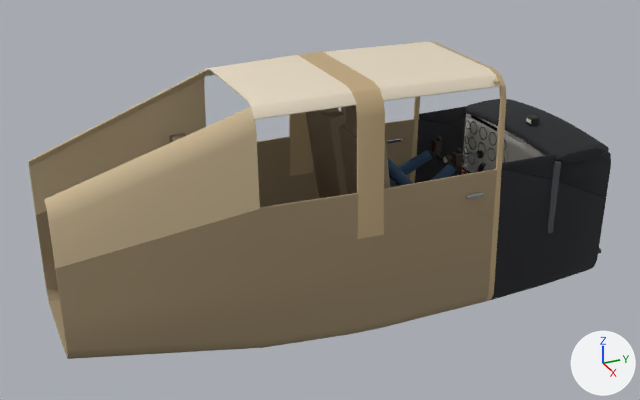
What one commit did to the glTF model public/models/c172-cabin.glb.
Rendered twice from a 50 mm lens placed at (4.55, -2.55, 2.48), pointed at (-0.01, -0.5, 0.2). Every picture has the same lights, and +X, +Y and +Z are marked at lower right. The older version comes first. Where no turn or scale is listed for an object, it has been applied to the vertices. Vertices at exactly the same position are counted once.

In view in the first picture: 'cabin_lining', 'glareshield', 'panel_decals', 'panel_trim', 'seats', 'yoke_left' and 8 more.
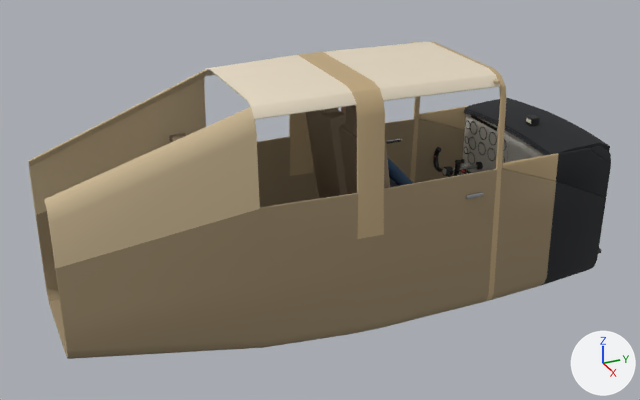
Pixel boxes (x1, y1, x2, y2) of what changed, in the pictures (640 x 400 px):
```json
{"object": "glareshield", "change": "reshaped", "before": [465, 99, 609, 163], "after": [464, 98, 610, 155]}
{"object": "yoke_left", "change": "reshaped, moved", "before": [398, 136, 479, 180], "after": [433, 147, 478, 177]}
{"object": "panel_trim", "change": "deleted", "before": [460, 115, 561, 233]}
{"part": 1, "of": "me_cabin_lining", "change": "recoloured", "before": [419, 106, 558, 180], "after": [419, 106, 558, 180]}
{"part": 2, "of": "me_cabin_lining", "change": "recoloured", "before": [415, 157, 552, 300], "after": [415, 157, 552, 300], "on screen": "black to brown"}
{"part": 4, "of": "me_yoke_left", "change": "deleted", "before": [398, 142, 459, 180]}
{"part": 5, "of": "me_yoke_left", "change": "cut back", "before": [431, 136, 479, 166], "after": [433, 147, 478, 177]}
```

Edits to the scene script, one JSON object a line:
```json
{"block": "me_cabin_lining", "where": "me_cabin_lining.from_pydata(...)  # 1484 vertices, 2960 faces; spans x -0.53..0.53, y -2.15..1.3, z -0.51..1.03"}
{"block": "me_cabin_lining", "where": "# used by ob_cabin_lining; location = (0.0, 0.0, 0.0)"}
{"block": "me_cabin_lining", "change": "me_cabin_lining part 1: 157 faces spanning x -0.52..0.52, y 0.47..0.88, z 0.29..0.47 switch from mat_glareshield (black #1c1e22) to mat_window_frame (beige #bfa77f)"}
{"block": "me_cabin_lining", "change": "me_cabin_lining part 2: 83 faces spanning x -0.53..0.53, y 0.47..0.88, z -0.51..0.44 switch from mat_glareshield (black #1c1e22) to mat_wall_low (brown #9c8a6c)"}
{"block": "me_glareshield", "where": "# used by ob_glareshield; location = (0.0, 0.0, 0.0)"}
{"op": "remove", "block": "me_glareshield", "code": "me_glareshield.from_pydata(...)  # 596 vertices, 1188 faces; spans x -0.546..0.546, y 0.844..1.28, z 0.391..0.521"}
{"op": "add", "block": "me_glareshield", "code": "me_glareshield.from_pydata(...)  # 153 vertices, 302 faces; spans x -0.5..0.5, y 0.84..1.29, z 0.385..0.524"}
{"block": "me_glareshield", "change": "me_glareshield part 3: 596 vertices removed from x -0.546..0.546, y 0.844..1.28, z 0.391..0.521; 153 vertices added at x -0.5..0.5, y 0.84..1.29, z 0.385..0.524"}
{"block": "me_yoke_left", "where": "# used by ob_yoke_left; location = (-0.27, 0.86, 0.19)"}
{"op": "remove", "block": "me_yoke_left", "code": "me_yoke_left.from_pydata(...)  # 1680 vertices, 3264 faces; spans x -0.25..0.25, y -0.671..0.2, z -0.218..0.136"}
{"op": "add", "block": "me_yoke_left", "code": "me_yoke_left.from_pydata(...)  # 404 vertices, 744 faces; spans x -0.158..0.158, y -0.31..0.2, z -0.034..0.136"}
{"block": "me_yoke_left", "change": "me_yoke_left part 4: 7 loose pieces with 400 vertices, spanning x -0.25..0.25, y -0.671..-0.283, z -0.218..0.098, are deleted"}
{"block": "me_yoke_left", "change": "me_yoke_left part 5: 53 vertices moved from x -0.144..0.154, y -0.309..0.2, z -0.023..0.136 to x -0.148..0.155, y -0.31..0.2, z -0.034..0.136; 1101 vertices removed from x -0.162..0.162, y -0.315..0.2, z -0.034..0.135; 217 vertices added at x -0.158..0.158, y -0.31..0.2, z -0.032..0.135"}
{"block": "me_yoke_left", "change": "other edits to the shape of me_yoke_left do not show in these pictures"}
{"op": "remove", "block": "me_yoke_left", "code": "me_yoke_left.materials.append(mat_glove_leather)  # brown #3d2f25"}
{"op": "remove", "block": "me_yoke_left", "code": "me_yoke_left.materials.append(mat_glove_cuff)  # black #24201c"}
{"op": "remove", "block": "me_yoke_left", "code": "me_yoke_left.materials.append(mat_pilot_shirt)  # dark blue #34506e"}
{"op": "remove", "block": "ob_panel_trim", "code": ["ob_panel_trim = bpy.data.objects.new('panel_trim', me_panel_trim)", "ob_panel_trim.location = (0.0, 0.0, 0.0)"]}
{"op": "set", "path": "ob_yoke_left.location", "old": "(-0.27, 0.86, 0.19)", "new": "(-0.27, 0.86, 0.105)"}
```
